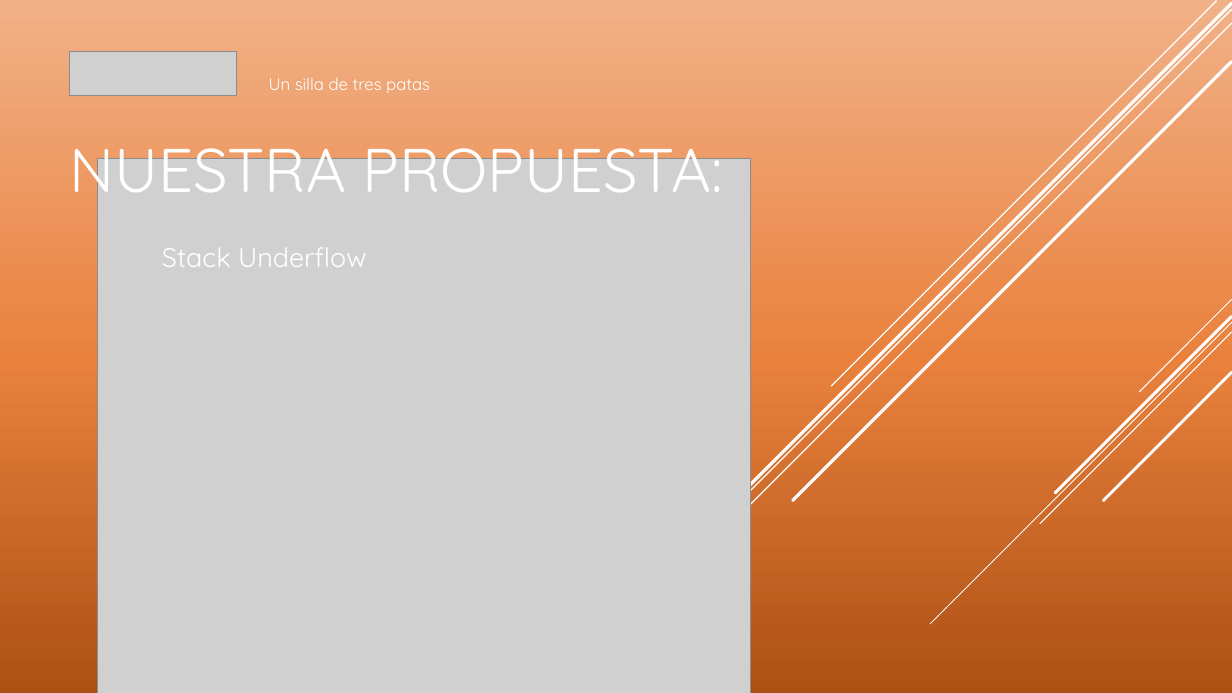
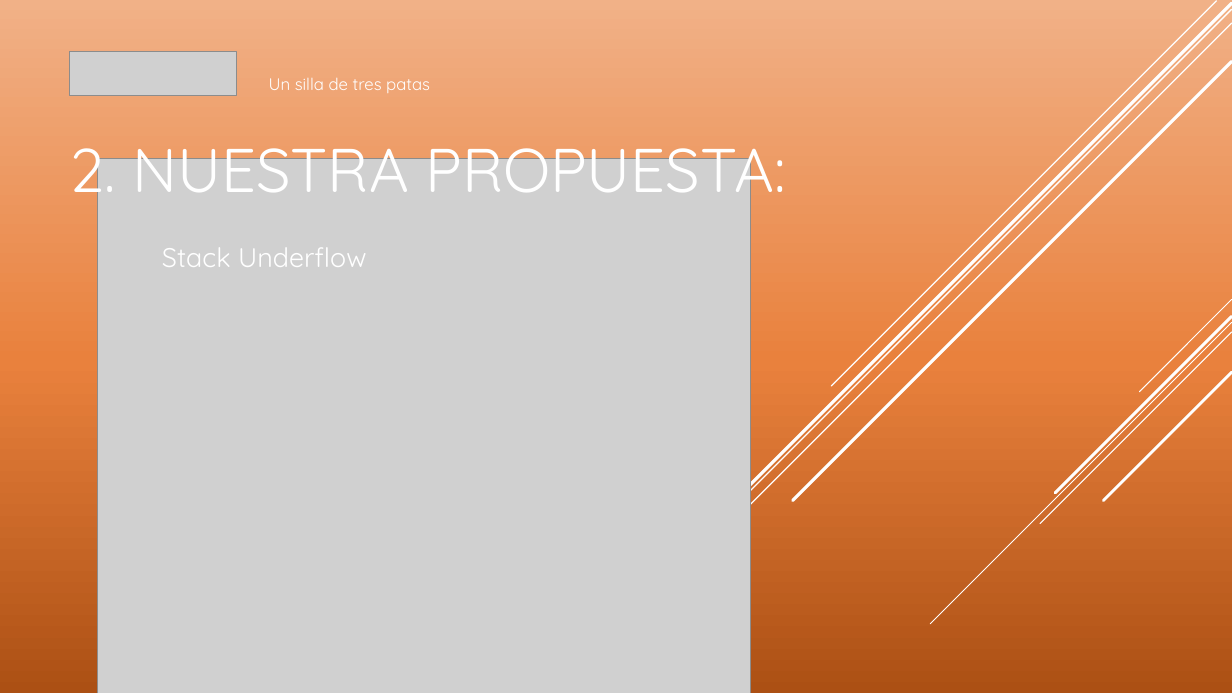
Before and after one commit to tripod-egibide/reto2, a slide deck: slide 6 of Doc/PresentaciónReto2.pptx. Drawn at 1232x693 pixels with LibreOffice and Linux fonts; fonts in the diff are those of the drawing; grey boxes stand for pictures. Boxes give left, top, right and bottom in pixels: in the first picture for what was removed or moved away, otherwise in the second. Text is boxed around its words. In the diff, an @@ line names an element or a change of style, - is before the commit and + after.

```diff
--- a/Doc/PresentaciónReto2.pptx
+++ b/Doc/PresentaciónReto2.pptx
@@ title at [69, 128, 786, 208]: text changed @@
-NUESTRA PROPUESTA:
+2. NUESTRA PROPUESTA:
```
Also in this commit, not shown: 4 other slides changed.
